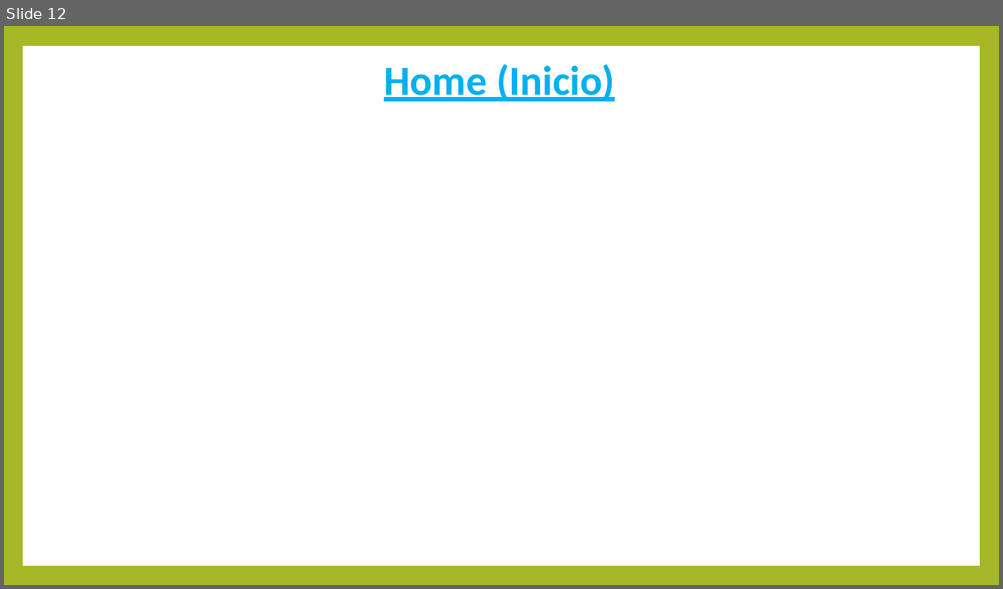
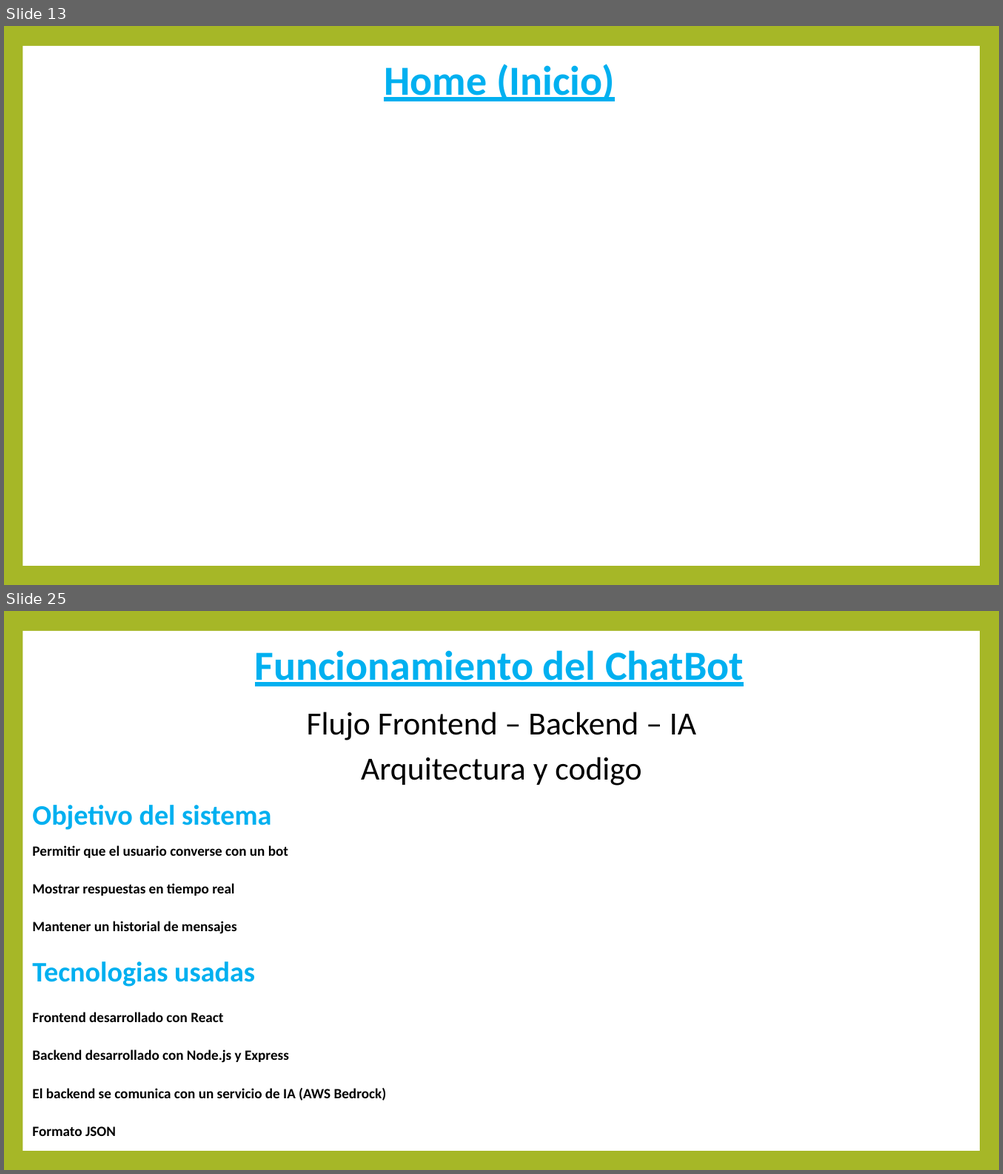
Before and after one commit to DavidCorredorMiguel/proyectogrupo2, a slide deck: Presentacion Tech Learn.pptx. Shown one above the other, each under a label of ours: slide 12 before the commit, slides 13 and 25 after it; the slides between them are not shown. The pictures are 1003x589 and 1003x1174 pixels, drawn with LibreOffice and Linux fonts; fonts in the diff are those of the drawing. Boxes give left, top, right and bottom in pixels: in the first picture for what was removed or moved away, otherwise in the second. Text is boxed around its words. In the diff, an @@ line names an element or a change of style, - is before the commit and + after.

```diff
--- a/Presentacion Tech Learn.pptx
+++ b/Presentacion Tech Learn.pptx
@@ slide 25 added at bbox=[4, 611, 999, 1170], background #A6B727; not listed: 1 template element that a slide beside it also shows @@
@@ title added at bbox=[255, 650, 743, 686], 40 pt, text #00B0F0, bold, underline @@
+Funcionamiento del ChatBot
@@ text added at bbox=[32, 712, 696, 1136], 13.7 pt, text #000000, bold @@
+Flujo Frontend – Backend – IA
+Arquitectura y codigo
+Objetivo del sistema
+Permitir que el usuario converse con un bot
+Mostrar respuestas en tiempo real
+Mantener un historial de mensajes
+Tecnologias usadas
+Frontend desarrollado con React
+Backend desarrollado con Node.js y Express
+El backend se comunica con un servicio de IA (AWS Bedrock)
+Formato JSON
@@ what was slide 12 is now slide 13 @@
```
Also in this commit, not shown: 21 slides changed, 5 other slides added, 6 other files.
